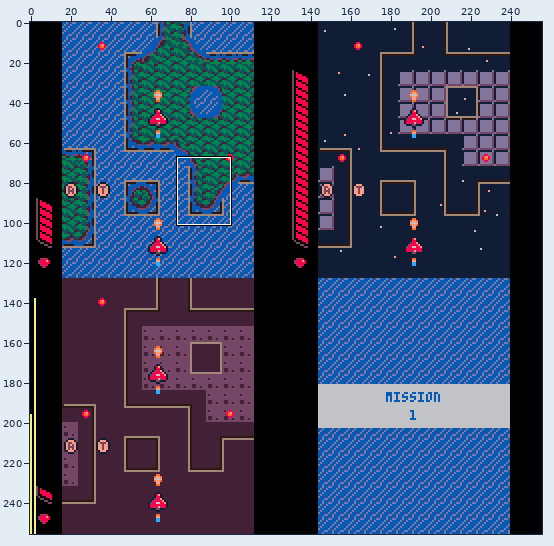
Pixel-art file, stored at mockup/mockup 02 - vertical.aseprite. Above, an overview of the earlier version with the close-up marked.
Close-up. Earlier state:
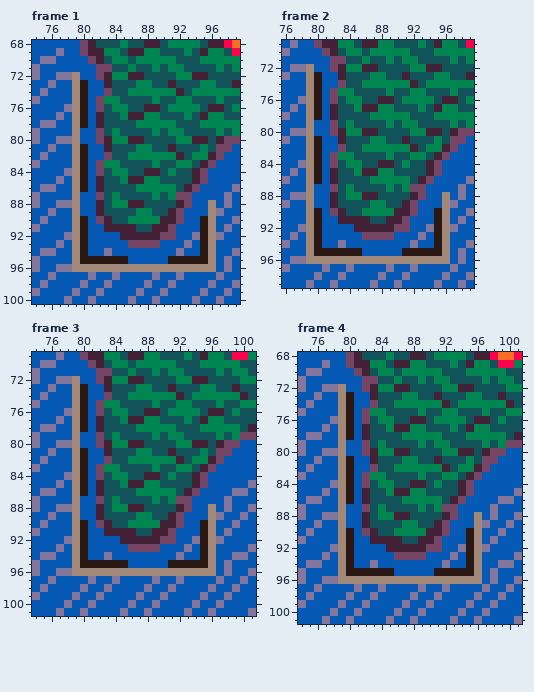
256x256 pixels, 48 frames. Shown: frame 1: x 74..99, y 68..100; frame 2: x 76..99, y 69..99; frame 3: x 74..101, y 69..101; frame 4: x 74..101, y 68..101. The commit also changed other frames or places, which this record leaves out.
Now the later version:
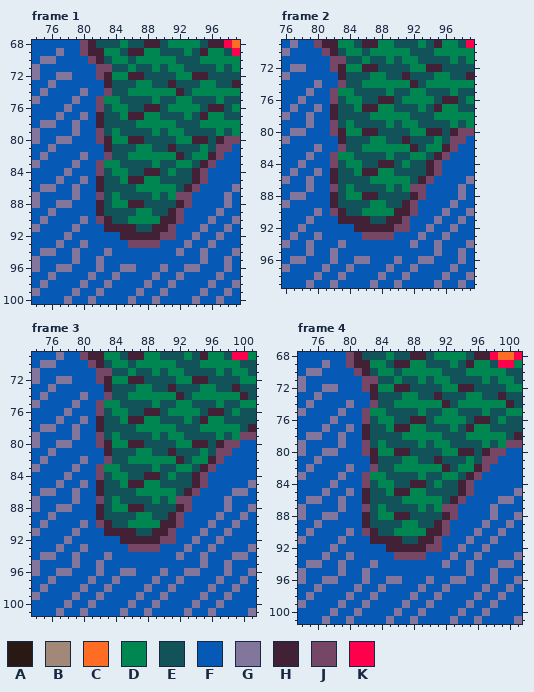
Palette (. is transparent): A #291814  B #a28879  C #ff6c24  D #008751  E #125359  F #065ab5  G #83769c  H #422136  J #754665  K #ff004d
Commit: update palette and design
Changes in this commit:
layer "structures - serialized" now hidden
--- frame 1
@@ x 74..99 @@
  71 GFFFFFFFJJEEDEEDEDDEEEEDED
- 72 GFFGGBFFJHDDHHEEEEDDHHEEEE
- 73 FFGFFBAFFHEEEDDEEHEEEDDEEH
- 74 FGFFFBAFFJEEDDDDDDHEDDDDDD
- 75 GFFFFBAFJDDEEEEDEEDDEEEDEE
- 76 FFFFGBAFJEDDEEHHEDDDDEHHED
- 77 FFFGFBAFHEEDHHDDEEEDEHDDEE
- 78 FGGFFBAFHEEEEDDDDDEEEDDDDD
- 79 GFFFFBFFJEDEEEEDEDDEEEEDED
- 80 GFFGGBFFJHDDHHEEEEDDHHEHJJ
- 81 FFGFFBAFFHEEEDDEEHEEEDEJJF
- 82 FGFFFBAFFJEEDDDDDDHEDDHJFF
- 83 GFFFFBAFJDDEEEEDEEDDEHJFFF
- 84 FFFFGBAFJEDDEEHHEDEEHJFFFF
- 85 FFFGFBAFHEEDHHDDEEEEHJFFFF
- 86 FGGFFBAFHEEEEDDDDDEHJFFFFG
- 87 GFFFFBFFJEDEEEEDEDJJFFFFGF
- 88 GFFGGBFFHEDDHHEEEEHJFFBFGF
- 89 FFGFFBFFHEEEEDDEEHJFFFBGFF
- 90 FGFFFBAFJHEEDDDDHHJFFABFFG
- 91 GFFFFBAFFHHHHEEHHJFFFABFGF
- 92 FFFFGBAFFFFHHHHHJJFFGABGFF
- 93 FFFGFBAFFFFFJJJJFFFGFABFFF
- 94 FGGFFBAFFGFFFFFFFFGFFABFFG
- 95 GFFFFBAAAAAAFFFFFAAAAABFGF
- 96 GFFGGBBBBBBBBBBBBBBBBBBFGF
+ 72 GFFGGFFFJHDDHHEEEEDDHHEEEE
+ 73 FFGFFFFFFHEEEDDEEHEEEDDEEH
+ 74 FGFFFFGFFJEEDDDDDDHEDDDDDD
+ 75 GFFFFGFFJDDEEEEDEEDDEEEDEE
+ 76 FFFFGFFFJEDDEEHHEDDDDEHHED
+ 77 FFFGFFGFHEEDHHDDEEEDEHDDEE
+ 78 FGGFFGFFHEEEEDDDDDEEEDDDDD
+ 79 GFFFFGFFJEDEEEEDEDDEEEEDED
+ 80 GFFGGFFFJHDDHHEEEEDDHHEHJJ
+ 81 FFGFFFFFFHEEEDDEEHEEEDEJJF
+ 82 FGFFFFGFFJEEDDDDDDHEDDHJFF
+ 83 GFFFFGFFJDDEEEEDEEDDEHJFFF
+ 84 FFFFGFFFJEDDEEHHEDEEHJFFFF
+ 85 FFFGFFGFHEEDHHDDEEEEHJFFFF
+ 86 FGGFFGFFHEEEEDDDDDEHJFFFFG
+ 87 GFFFFGFFJEDEEEEDEDJJFFFFGF
+ 88 GFFGGFFFHEDDHHEEEEHJFFFFGF
+ 89 FFGFFFFFHEEEEDDEEHJFFFFGFF
+ 90 FGFFFFGFJHEEDDDDHHJFFFGFFG
+ 91 GFFFFGFFFHHHHEEHHJFFFGFFGF
+ 92 FFFFGFFFFFFHHHHHJJFFGFFGFF
+ 93 FFFGFFGFFFFFJJJJFFFGFFGFFF
+ 94 FGGFFGFFFGFFFFFFFFGFFGFFFG
+ 95 GFFFFGFFGFFFFFFFFFFFFGFFGF
+ 96 GFFGGFFFGFFGGFFFGFFGGFFFGF
  97 FFGFFFFGFFGFFFFGFFGFFFFGFF
--- frame 2
@@ x 76..99 @@
  71 FFFFFFJJEEDEEDEDDEEEEDED
- 72 FGGBFFJHDDHHEEEEDDHHEEEE
- 73 GFFBAFFHEEEDDEEHEEEDDEEH
- 74 FFFBAFFJEEDDDDDDHEDDDDDD
- 75 FFFBAFJDDEEEEDEEDDEEEDEE
- 76 FFGBAFJEDDEEHHEDDDDEHHED
- 77 FGFBAFHEEDHHDDEEEDEHDDEE
- 78 GFFBAFHEEEEDDDDDEEEDDDDD
- 79 FFFBFFJEDEEEEDEDDEEEEDED
- 80 FGGBFFJHDDHHEEEEDDHHEHJJ
- 81 GFFBAFFHEEEDDEEHEEEDEJJF
- 82 FFFBAFFJEEDDDDDDHEDDHJFF
- 83 FFFBAFJDDEEEEDEEDDEHJFFF
- 84 FFGBAFJEDDEEHHEDEEHJFFFF
- 85 FGFBAFHEEDHHDDEEEEHJFFFF
- 86 GFFBAFHEEEEDDDDDEHJFFFFG
- 87 FFFBFFJEDEEEEDEDJJFFFFGF
- 88 FGGBFFHEDDHHEEEEHJFFBFGF
- 89 GFFBFFHEEEEDDEEHJFFFBGFF
- 90 FFFBAFJHEEDDDDHHJFFABFFG
- 91 FFFBAFFHHHHEEHHJFFFABFGF
- 92 FFGBAFFFFHHHHHJJFFGABGFF
- 93 FGFBAFFFFFJJJJFFFGFABFFF
- 94 GFFBAFFGFFFFFFFFGFFABFFG
- 95 FFFBAAAAAAFFFFFAAAAABFGF
- 96 FGGBBBBBBBBBBBBBBBBBBFGF
+ 72 FGGFFFJHDDHHEEEEDDHHEEEE
+ 73 GFFFFFFHEEEDDEEHEEEDDEEH
+ 74 FFFFGFFJEEDDDDDDHEDDDDDD
+ 75 FFFGFFJDDEEEEDEEDDEEEDEE
+ 76 FFGFFFJEDDEEHHEDDDDEHHED
+ 77 FGFFGFHEEDHHDDEEEDEHDDEE
+ 78 GFFGFFHEEEEDDDDDEEEDDDDD
+ 79 FFFGFFJEDEEEEDEDDEEEEDED
+ 80 FGGFFFJHDDHHEEEEDDHHEHJJ
+ 81 GFFFFFFHEEEDDEEHEEEDEJJF
+ 82 FFFFGFFJEEDDDDDDHEDDHJFF
+ 83 FFFGFFJDDEEEEDEEDDEHJFFF
+ 84 FFGFFFJEDDEEHHEDEEHJFFFF
+ 85 FGFFGFHEEDHHDDEEEEHJFFFF
+ 86 GFFGFFHEEEEDDDDDEHJFFFFG
+ 87 FFFGFFJEDEEEEDEDJJFFFFGF
+ 88 FGGFFFHEDDHHEEEEHJFFFFGF
+ 89 GFFFFFHEEEEDDEEHJFFFFGFF
+ 90 FFFFGFJHEEDDDDHHJFFFGFFG
+ 91 FFFGFFFHHHHEEHHJFFFGFFGF
+ 92 FFGFFFFFFHHHHHJJFFGFFGFF
+ 93 FGFFGFFFFFJJJJFFFGFFGFFF
+ 94 GFFGFFFGFFFFFFFFGFFGFFFG
+ 95 FFFGFFGFFFFFFFFFFFFGFFGF
+ 96 FGGFFFGFFGGFFFGFFGGFFFGF
  97 GFFFFGFFGFFFFGFFGFFFFGFF
--- frame 3
@@ x 74..101 @@
  71 GFFFFFFFJJEEDEEDEDDEEEEDEDDE
- 72 GFFGGBFFJHDDHHEEEEDDHHEEEEDD
- 73 FFGFFBAFFHEEEDDEEHEEEDDEEHEE
- 74 FGFFFBAFFJEEDDDDDDHEDDDDDDHE
- 75 GFFFFBAFJDDEEEEDEEDDEEEDEEDD
- 76 FFFFGBAFJEDDEEHHEDDDDEHHEDEE
- 77 FFFGFBAFHEEDHHDDEEEDEHDDEEEE
- 78 FGGFFBAFHEEEEDDDDDEEEDDDDDEH
- 79 GFFFFBFFJEDEEEEDEDDEEEEDEDJJ
- 80 GFFGGBFFJHDDHHEEEEDDHHEHJJFF
- 81 FFGFFBAFFHEEEDDEEHEEEDEJJFFF
- 82 FGFFFBAFFJEEDDDDDDHEDDHJFFFF
- 83 GFFFFBAFJDDEEEEDEEDDEHJFFFFF
- 84 FFFFGBAFJEDDEEHHEDEEHJFFFFFF
- 85 FFFGFBAFHEEDHHDDEEEEHJFFFFFG
- 86 FGGFFBAFHEEEEDDDDDEHJFFFFGGF
- 87 GFFFFBFFJEDEEEEDEDJJFFFFGFFF
- 88 GFFGGBFFHEDDHHEEEEHJFFBFGFFG
- 89 FFGFFBFFHEEEEDDEEHJFFFBGFFGF
- 90 FGFFFBAFJHEEDDDDHHJFFABFFGFF
- 91 GFFFFBAFFHHHHEEHHJFFFABFGFFF
- 92 FFFFGBAFFFFHHHHHJJFFGABGFFFF
- 93 FFFGFBAFFFFFJJJJFFFGFABFFFFG
- 94 FGGFFBAFFGFFFFFFFFGFFABFFGGF
- 95 GFFFFBAAAAAAFFFFFAAAAABFGFFF
- 96 GFFGGBBBBBBBBBBBBBBBBBBFGFFG
+ 72 GFFGGFFFJHDDHHEEEEDDHHEEEEDD
+ 73 FFGFFFFFFHEEEDDEEHEEEDDEEHEE
+ 74 FGFFFFGFFJEEDDDDDDHEDDDDDDHE
+ 75 GFFFFGFFJDDEEEEDEEDDEEEDEEDD
+ 76 FFFFGFFFJEDDEEHHEDDDDEHHEDEE
+ 77 FFFGFFGFHEEDHHDDEEEDEHDDEEEE
+ 78 FGGFFGFFHEEEEDDDDDEEEDDDDDEH
+ 79 GFFFFGFFJEDEEEEDEDDEEEEDEDJJ
+ 80 GFFGGFFFJHDDHHEEEEDDHHEHJJFF
+ 81 FFGFFFFFFHEEEDDEEHEEEDEJJFFF
+ 82 FGFFFFGFFJEEDDDDDDHEDDHJFFFF
+ 83 GFFFFGFFJDDEEEEDEEDDEHJFFFFF
+ 84 FFFFGFFFJEDDEEHHEDEEHJFFFFFF
+ 85 FFFGFFGFHEEDHHDDEEEEHJFFFFFG
+ 86 FGGFFGFFHEEEEDDDDDEHJFFFFGGF
+ 87 GFFFFGFFJEDEEEEDEDJJFFFFGFFF
+ 88 GFFGGFFFHEDDHHEEEEHJFFFFGFFG
+ 89 FFGFFFFFHEEEEDDEEHJFFFFGFFGF
+ 90 FGFFFFGFJHEEDDDDHHJFFFGFFGFF
+ 91 GFFFFGFFFHHHHEEHHJFFFGFFGFFF
+ 92 FFFFGFFFFFFHHHHHJJFFGFFGFFFF
+ 93 FFFGFFGFFFFFJJJJFFFGFFGFFFFG
+ 94 FGGFFGFFFGFFFFFFFFGFFGFFFGGF
+ 95 GFFFFGFFGFFFFFFFFFFFFGFFGFFF
+ 96 GFFGGFFFGFFGGFFFGFFGGFFFGFFG
  97 FFGFFFFGFFGFFFFGFFGFFFFGFFGF
--- frame 4: the same change as frame 3
Where, in picture pixels (left, top, right, bottom), the same in both close-ups:
changed: (72, 72, 216, 272)
changed: (306, 64, 450, 264)
changed: (72, 376, 216, 576)
changed: (338, 384, 482, 584)
